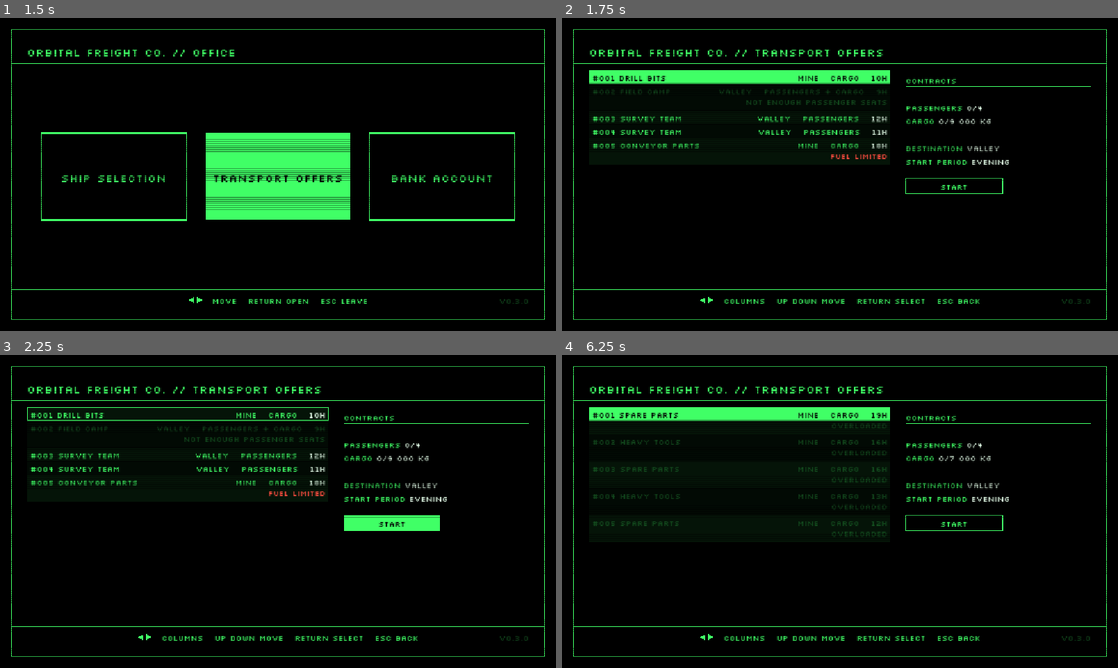
Above: before the commit, frames 1-4 (two rows, left to right).
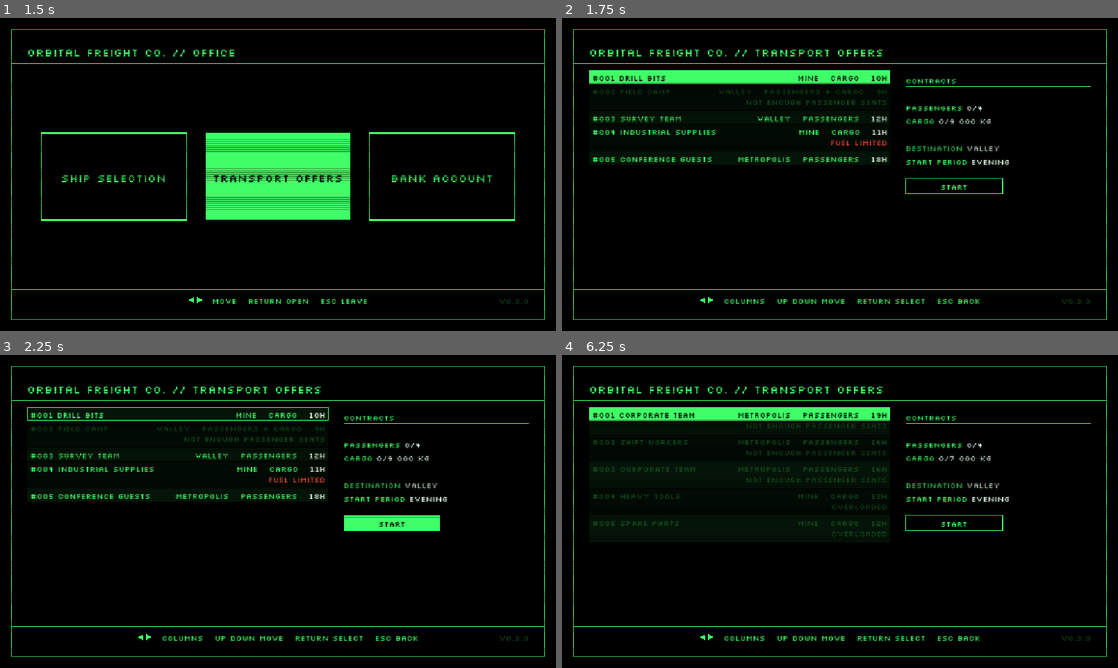
Above: after the commit, the same moments.

Repository: pkopczynski/lunar-lander
Game: Godot game, scene res://main.tscn
The game is run twice, just before and just after one commit, with the same random seed, the same clock (stepped at 60 frames per second) and the same inputs.
Inputs (mouse positions are in pixels of both pictures, inside the frame that each line leads up to):
- Up to frame 1 (1.5 s): tap Enter (ui_accept) at 0.5, 0.77, 1.25 s; move the mouse to (400, 158) at 0.52 s; hold Right (ui_right) 0.53-1.28 s; click (400, 158) at 0.67 s; move the mouse to (166, 190) at 1.27 s; hold Down (ui_down) from 1.28 s (still down)
- Up to frame 2 (1.75 s): keep holding Down (ui_down); tap Enter (ui_accept) at 1.52 s
- Up to frame 3 (2.25 s): tap R (restart) at 2 s; move the mouse to (333, 442) at 2.02 s; release Down (ui_down) at 2.03 s; hold Right (ui_right) from 2.03 s (still down)
- Up to frame 4 (6.25 s): tap Enter (ui_accept) at 2.75, 3.02, 3.77, 4.52, 5.75, 6.02 s; move the mouse to (812, 574) at 2.77 s; release Right (ui_right) at 2.78 s; hold Up (ui_up) 2.78-3.53 s; click (812, 574) at 2.92 s; move the mouse to (1006, 558) at 3.52 s; hold Left (ui_left) 3.53-5.03 s; tap R (restart) at 4.15, 5 s; move the mouse to (673, 464) at 4.27 s; move the mouse to (867, 511) at 5.02 s; hold Down (ui_down) 5.03-5.78 s; click (867, 511) at 5.17 s; move the mouse to (756, 433) at 5.77 s; hold Right (ui_right) from 5.78 s (still down)

Frame 1 is identical in both runs. In frame 2, 1.4% of the frame differs, in the area x 5-59%, y 35-46%; in frame 3, 1.4%; in frame 4, 1.0%.

Commit message:
feat: fly to the Metropolis, a city with its pad on a rooftop
The Metropolis joins the drift order after the Mine and cycles in
DESTINATION. In rough shapes: towers on the left, the pad on a roof at
about mid-height right of centre, an antenna beside it and lower roofs
stepping down on its right. Only the pad's roof lands; buildings, the
street and the antenna crash. The camera follows down to the street.
Its offers are mostly passengers with light cargo (up to 3 000 kg) and
pay ×1.35; pool shares are Valley 40%, Mine 30%, Metropolis 30%.

Co-Authored-By: Claude Opus 5.5 <noreply@anthropic.com>

Diff:
--- a/location.gd
+++ b/location.gd
@@ -8,6 +8,18 @@
 # last one onto the pit floor.
 const BENCH_STEP := 60.0
 const PIT_DEPTH := 3.0 * BENCH_STEP
+
+# The Metropolis: the pad's roof at about mid-height between the mountain tops and the street,
+# which lies well below the Valley's ground. Gaps between buildings are at least ~2.5× the
+# Mule's 68 px length.
+const ROOF_Y := 500.0
+const STREET_Y := 800.0
+# The landing surface: a little wider than the pad, and only part of the pad building's roof.
+const PAD_ROOF_WIDTH := 140.0
+const PAD_BUILDING_LEFT := 1100.0
+const PAD_BUILDING_RIGHT := 1400.0
+const ANTENNA_TOP_Y := 380.0
+const ANTENNA_WIDTH := 10.0
 
 # Shown in the HUD.
 var name: String
@@ -46,8 +58,9 @@
 # Named like constants: GDScript can't build objects in a const, so never reassign these.
 static var VALLEY := valley()
 static var MINE := mine()
+static var METROPOLIS := metropolis()
 # In drift order: the location after the last one is the first.
-static var ALL: Array[Location] = [VALLEY, MINE]
+static var ALL: Array[Location] = [VALLEY, MINE, METROPOLIS]
 
 
 # The location after this one in drift order, wrapping to the first.
@@ -108,3 +121,66 @@
 		]),
 	]
 	return location
+
+
+# A city of rooftops: tall towers on the left, the pad on a roof at about mid-height right of
+# centre, and lower roofs stepping down on its right, forming the approach. The pad's roof is the
+# only landing surface; the buildings, the street below them and the antenna are solid terrain.
+static func metropolis() -> Location:
+	var location := Location.new()
+	location.name = "METROPOLIS"
+	location.pad_center_x = 1250.0
+	location.pool_share = 0.3
+	location.kind_weights = PackedFloat32Array([0.6, 0.1, 0.3])
+	location.max_cargo = 3000.0
+	location.reward_factor = 1.35
+	location.titles = {
+		TransportOffer.Kind.PASSENGERS: ["Tourist group", "Corporate team", "Business delegation",
+			"Conference guests", "Shift workers"],
+		TransportOffer.Kind.CARGO: ["Mail and parcels", "Shop supplies", "Electronics", "Restaurant supplies"],
+		TransportOffer.Kind.MIXED: ["Office move", "Film crew and kit", "Hotel guests", "Pop-up shop", "Expo team"],
+	}
+	location.ground_y = ROOF_Y
+	location.ground_width = PAD_ROOF_WIDTH
+	location.lowest_y = STREET_Y + World.GROUND_DEPTH
+	var left := -World.SIDE_OVERHANG
+	var right := World.WORLD_WIDTH + World.SIDE_OVERHANG
+	var street := STREET_Y
+	var bottom := location.lowest_y
+	# The pad's building is wider than its landing surface; the surface sits in a notch in its roof.
+	var roof_left := location.pad_center_x - PAD_ROOF_WIDTH / 2.0
+	var roof_right := location.pad_center_x + PAD_ROOF_WIDTH / 2.0
+	var under_roof := ROOF_Y + World.GROUND_DEPTH
+	location.terrain = [
+		# The street, across the whole world.
+		PackedVector2Array([Vector2(left, street), Vector2(right, street), Vector2(right, bottom), Vector2(left, bottom)]),
+		# A tall tower against the left mountain, with the rock below that mountain.
+		PackedVector2Array([
+			Vector2(140, 330), Vector2(420, 330), Vector2(420, street), Vector2(left, street), Vector2(left, 640),
+			Vector2(140, 640),
+		]),
+		# The tallest tower, with streets on both sides.
+		PackedVector2Array([Vector2(600, 260), Vector2(820, 260), Vector2(820, street), Vector2(600, street)]),
+		# The pad's building.
+		PackedVector2Array([
+			Vector2(PAD_BUILDING_LEFT, ROOF_Y), Vector2(roof_left, ROOF_Y), Vector2(roof_left, under_roof),
+			Vector2(roof_right, under_roof), Vector2(roof_right, ROOF_Y), Vector2(PAD_BUILDING_RIGHT, ROOF_Y),
+			Vector2(PAD_BUILDING_RIGHT, street), Vector2(PAD_BUILDING_LEFT, street),
+		]),
+		# The antenna, on the pad building's far left corner.
+		PackedVector2Array([
+			Vector2(PAD_BUILDING_LEFT, ANTENNA_TOP_Y), Vector2(PAD_BUILDING_LEFT + ANTENNA_WIDTH, ANTENNA_TOP_Y),
+			Vector2(PAD_BUILDING_LEFT + ANTENNA_WIDTH, ROOF_Y), Vector2(PAD_BUILDING_LEFT, ROOF_Y),
+		]),
+		# Two lower roofs stepping down on the pad's right, the last one reaching under the right
+		# mountain.
+		PackedVector2Array([
+			Vector2(PAD_BUILDING_RIGHT, 580), Vector2(1560, 580), Vector2(1560, street),
+			Vector2(PAD_BUILDING_RIGHT, street),
+		]),
+		PackedVector2Array([
+			Vector2(1560, 660), Vector2(1750, 660), Vector2(1750, 640), Vector2(right, 640), Vector2(right, street),
+			Vector2(1560, street),
+		]),
+	]
+	return location
--- a/tests/test_destinations.gd
+++ b/tests/test_destinations.gd
@@ -9,19 +9,19 @@
 	return offer
 
 
-func test_every_offer_goes_to_the_valley_or_the_mine_shown_in_its_row_and_details() -> void:
+func test_every_offer_goes_to_the_valley_the_mine_or_the_metropolis_shown_in_its_row_and_details() -> void:
 	await open_transport_offers()
 	var seen := {}
 	for seed_value in 20:
 		economy().reseed(seed_value)
 		for i in economy().offers.size():
 			var offer := economy().offers[i]
-			check(offer.destination in [Location.VALLEY, Location.MINE],
-				"offer #%03d should go to the Valley or the Mine" % offer.number)
+			check(offer.destination in [Location.VALLEY, Location.MINE, Location.METROPOLIS],
+				"offer #%03d should go to the Valley, the Mine or the Metropolis" % offer.number)
 			check(" %s " % offer.destination.name in offers().rows()[i],
 				"the row should name the destination %s, got %s" % [offer.destination.name, offers().rows()[i]])
 			seen[offer.destination] = true
-	check(seen.size() == 2, "both the Valley and the Mine should come up over 100 offers")
+	check(seen.size() == 3, "the Valley, the Mine and the Metropolis should all come up over 100 offers")
 	var mine := offer_to(Location.MINE)
 	economy().put_offer(mine)
 	await open_details(mine)
@@ -110,7 +110,7 @@
 		"removing the last Contract should keep DESTINATION MINE, got %s" % offers().mission_lines())
 	await up_to_destination()
 	await press(&"ui_accept")
-	check(offers().mission_lines()[0] == "DESTINATION VALLEY",
+	check(offers().mission_lines()[0] == "DESTINATION METROPOLIS",
 		"Return should cycle DESTINATION again once unlocked, got %s" % offers().mission_lines())
 
 
--- a/tests/test_drift.gd
+++ b/tests/test_drift.gd
@@ -116,4 +116,4 @@
 	await seconds(PlanetClock.DRIFT_MINUTES / PlanetClock.MINUTES_PER_SECOND - 2.0)
 	check(world().location == Location.MINE, "the count should have started over at the change, so it should still be the Mine")
 	await seconds(3.0)
-	check(world().location == Location.VALLEY, "another 48 h above the Border should move it on, wrapping to the Valley")
+	check(world().location == Location.METROPOLIS, "another 48 h above the Border should move it on to the Metropolis")
--- a/tests/test_location_profiles.gd
+++ b/tests/test_location_profiles.gd
@@ -7,7 +7,7 @@
 # SAMPLE offers from one seeded generator, as the Economy draws them, grouped by destination.
 func sample_by_destination() -> Dictionary:
 	var rng := RandomNumberGenerator.new()
-	rng.seed = 59
+	rng.seed = 62
 	var by_destination := {}
 	for location in Location.ALL:
 		by_destination[location] = []
@@ -27,6 +27,7 @@
 	var expected := {
 		Location.VALLEY: [1.0 / 3.0, 1.0 / 3.0, 1.0 / 3.0],
 		Location.MINE: [0.1, 0.6, 0.3],
+		Location.METROPOLIS: [0.6, 0.1, 0.3],
 	}
 	for location: Location in expected:
 		var offers: Array = by_destination[location]
@@ -35,11 +36,11 @@
 				"%s: share of %s offers" % [location.name, TransportOffer.KIND_LABELS[kind]])
 
 
-func test_offers_go_to_the_valley_and_the_mine_by_their_pool_shares() -> void:
+func test_offers_go_to_the_valley_the_mine_and_the_metropolis_by_their_pool_shares() -> void:
 	var by_destination := sample_by_destination()
-	# 40% to 30%, split between the two locations there are.
-	check_near(by_destination[Location.VALLEY].size() / float(SAMPLE), 4.0 / 7.0, 0.05, "Valley share of offers")
-	check_near(by_destination[Location.MINE].size() / float(SAMPLE), 3.0 / 7.0, 0.05, "Mine share of offers")
+	check_near(by_destination[Location.VALLEY].size() / float(SAMPLE), 0.4, 0.05, "Valley share of offers")
+	check_near(by_destination[Location.MINE].size() / float(SAMPLE), 0.3, 0.05, "Mine share of offers")
+	check_near(by_destination[Location.METROPOLIS].size() / float(SAMPLE), 0.3, 0.05, "Metropolis share of offers")
 
 
 func test_mine_offers_carry_at_most_four_passengers_and_at_least_3000_kg() -> void:
@@ -65,6 +66,15 @@
 	check(seen_passengers.has(1) and seen_passengers.has(10), "Valley offers should range from 1 to 10 passengers")
 
 
+func test_metropolis_offers_carry_up_to_ten_passengers_and_at_most_3000_kg() -> void:
+	var seen_passengers := {}
+	for offer: TransportOffer in sample_by_destination()[Location.METROPOLIS]:
+		check(offer.cargo_mass == 0.0 or (offer.cargo_mass >= 500.0 and offer.cargo_mass <= 3000.0),
+			"Metropolis offer #%03d has %.0f kg of cargo" % [offer.number, offer.cargo_mass])
+		seen_passengers[offer.passengers] = true
+	check(seen_passengers.has(1) and seen_passengers.has(10), "Metropolis offers should range from 1 to 10 passengers")
+
+
 func average_reward(offers: Array) -> float:
 	var total := 0
 	for offer: TransportOffer in offers:
@@ -77,6 +87,14 @@
 	var valley := average_reward(by_destination[Location.VALLEY])
 	var mine := average_reward(by_destination[Location.MINE])
 	check(mine > valley, "the Mine should pay more on average than the Valley: Mine €%.0f, Valley €%.0f" % [mine, valley])
+
+
+func test_metropolis_offers_pay_more_than_valley_offers_on_average() -> void:
+	var by_destination := sample_by_destination()
+	var valley := average_reward(by_destination[Location.VALLEY])
+	var metropolis := average_reward(by_destination[Location.METROPOLIS])
+	check(metropolis > valley,
+		"the Metropolis should pay more on average than the Valley: Metropolis €%.0f, Valley €%.0f" % [metropolis, valley])
 
 
 func test_titles_come_from_the_destinations_own_list() -> void:
@@ -92,6 +110,11 @@
 		check(mine_words.any(func(word: String) -> bool: return word in offer.title.to_lower()),
 			"Mine title '%s' should be Mine work" % offer.title)
 		check(not "tourist" in offer.title.to_lower(), "no tourists go to the Mine: '%s'" % offer.title)
+	var metropolis_words := ["tourist", "corporate", "business", "conference", "shift", "mail", "shop", "electronics",
+		"restaurant", "office", "film", "hotel", "expo"]
+	for offer: TransportOffer in by_destination[Location.METROPOLIS]:
+		check(metropolis_words.any(func(word: String) -> bool: return word in offer.title.to_lower()),
+			"Metropolis title '%s' should be city work" % offer.title)
 
 
 func test_deadlines_and_expiry_stay_the_same_everywhere() -> void:
--- /dev/null
+++ b/tests/test_metropolis.gd
@@ -0,0 +1,99 @@
+extends "res://tests/scene_test.gd"
+# The Metropolis, a third location: a pad on a rooftop between buildings of several heights.
+
+
+func test_drift_goes_valley_mine_metropolis_and_back_to_the_valley() -> void:
+	await choose_ship()
+	var seen := PackedStringArray([world().location.name])
+	for i in 3:
+		clock().drift = PlanetClock.DRIFT_MINUTES
+		await frames(2)
+		seen.append(world().location.name)
+	check(seen == PackedStringArray(["VALLEY", "MINE", "METROPOLIS", "VALLEY"]),
+		"drift should go Valley, Mine, Metropolis and wrap to the Valley, got %s" % seen)
+	check(hud().clock_text().begins_with("VALLEY  "), "the HUD should read VALLEY, got '%s'" % hud().clock_text())
+
+
+func test_touching_down_on_the_rooftop_pad_lands_and_on_the_roof_beside_it_crashes() -> void:
+	await choose_ship()
+	clock().move_to(Location.METROPOLIS)
+	var roof := Location.METROPOLIS.ground_y
+	check(roof < World.GROUND_TOP_Y - 60.0, "the pad's roof should be raised well above the Valley's ground, y %s" % roof)
+	place(Vector2(pad_x(), roof - 28.0), Vector2(0, 20))
+	await seconds(1.0)
+	check(message().begins_with("Landed"), "touching down on the rooftop pad should land, got %s" % message())
+	check_near(lander().position.x, pad_x(), 1.0, "x on the rooftop pad")
+	# The same roof, past the pad's right edge.
+	place(Vector2(pad_x() + 110.0, roof - 28.0), Vector2(0, 20))
+	await seconds(1.0)
+	check(message().begins_with("Crashed"), "touching down on the roof beside the pad should crash, got %s" % message())
+
+
+# Drops the ship gently from a point and waits for it to touch something, or 6 s.
+func drop_from(start: Vector2) -> void:
+	place(start, Vector2(0, 20))
+	for i in roundi(6.0 * PHYSICS_FPS):
+		if lander().state != Lander.State.FLYING:
+			break
+		await frames(1)
+
+
+func test_touching_a_tower_the_street_or_the_antenna_crashes() -> void:
+	var spots := {
+		# Onto the second tower's flat roof, high above the pad's.
+		"a tower's roof": Vector2(710, 200),
+		# Down the street between that tower and the pad's building.
+		"the street": Vector2(960, 700),
+		# Onto the antenna's tip, beside the pad.
+		"the antenna": Vector2(Location.PAD_BUILDING_LEFT + 5.0, 300),
+	}
+	for what: String in spots:
+		await choose_ship()
+		clock().move_to(Location.METROPOLIS)
+		await drop_from(spots[what])
+		check(message().begins_with("Crashed"), "touching %s should crash, got %s" % [what, message()])
+		check(lander().position.y < spots[what].y + 150.0,
+			"the ship should crash on %s, not fall far past it, y %s" % [what, lander().position.y])
+		await restart()
+
+
+# Flies straight down from high above the pad, thrusting whenever the ship sinks faster than a
+# gentle speed, until it touches down or the time runs out.
+func descend_from(start: Vector2) -> void:
+	place(start)
+	for i in roundi(20.0 * PHYSICS_FPS):
+		if lander().state != Lander.State.FLYING:
+			break
+		if lander().velocity.y > 30.0:
+			hold(&"ui_up")
+		else:
+			release(&"ui_up")
+		await frames(1)
+	release(&"ui_up")
+	await seconds(0.5)
+
+
+func test_every_ship_type_can_fly_down_past_the_city_onto_the_rooftop_pad() -> void:
+	for type: ShipType in ShipType.ALL:
+		await choose_ship(type)
+		clock().move_to(Location.METROPOLIS)
+		raise_to_maximum_weight()
+		await descend_from(Vector2(pad_x(), 100.0))
+		check(lander().state == Lander.State.LANDED,
+			"the %s should land on the rooftop pad at its Maximum weight, says %s" % [type.name, message()])
+		check_near(lander().position.x, pad_x(), 1.0, "the %s's x after flying down" % type.name)
+		await restart()
+
+
+# The visible area of the world, as the camera shows it.
+func view() -> Rect2:
+	return main().get_viewport().get_canvas_transform().affine_inverse() * main().get_viewport_rect()
+
+
+func test_the_camera_follows_down_to_the_street() -> void:
+	await choose_ship()
+	clock().move_to(Location.METROPOLIS)
+	place(Vector2(960, 760))
+	await frames(2)
+	check(view().end.y > Location.STREET_Y, "the view should reach down to the street, ends at %s" % view().end.y)
+	check_near(view().end.y, Location.METROPOLIS.lowest_y, 1.0, "the view should stop at the street's bottom")
--- a/tests/test_mine.gd
+++ b/tests/test_mine.gd
@@ -21,15 +21,16 @@
 	await press(&"ui_up")
 
 
-func test_return_cycles_valley_mine_and_wraps_without_moving_the_location() -> void:
+func test_return_cycles_valley_mine_metropolis_and_wraps_without_moving_the_location() -> void:
 	await open_transport_offers()
 	await press(&"ui_right")
 	await up_to_destination()
 	var seen := PackedStringArray([offers().mission_lines()[0]])
-	for i in 2:
+	for i in 3:
 		await press(&"ui_accept")
 		seen.append(offers().mission_lines()[0])
-	check(seen == PackedStringArray(["DESTINATION VALLEY", "DESTINATION MINE", "DESTINATION VALLEY"]),
+	check(seen == PackedStringArray(["DESTINATION VALLEY", "DESTINATION MINE", "DESTINATION METROPOLIS",
+		"DESTINATION VALLEY"]),
 		"Return should cycle the destination and wrap, got %s" % seen)
 	await press(&"ui_accept")
 	check(office().showing and economy().phase == Economy.Phase.NONE, "Return on the row shouldn't start loading")
Not shown, added: tests/test_metropolis.gd.uid
Not shown, changed: GLOSSARY.md
